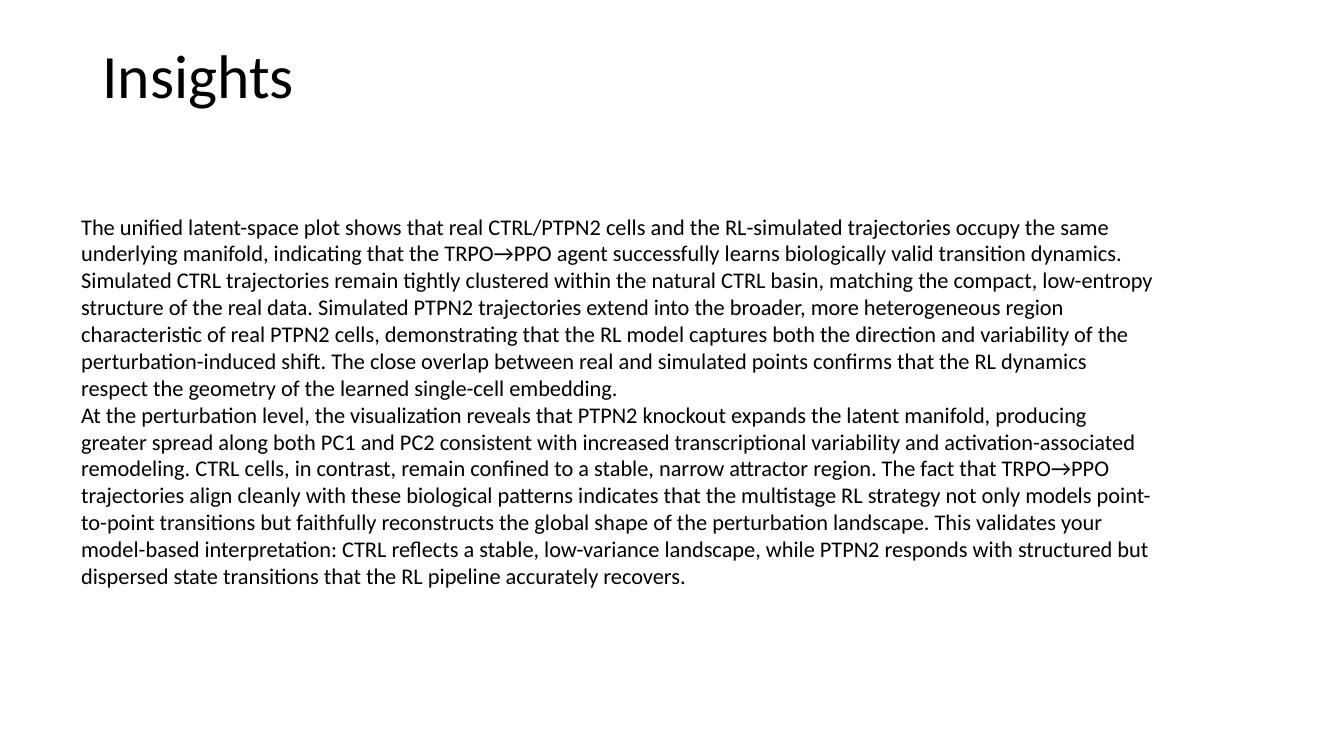
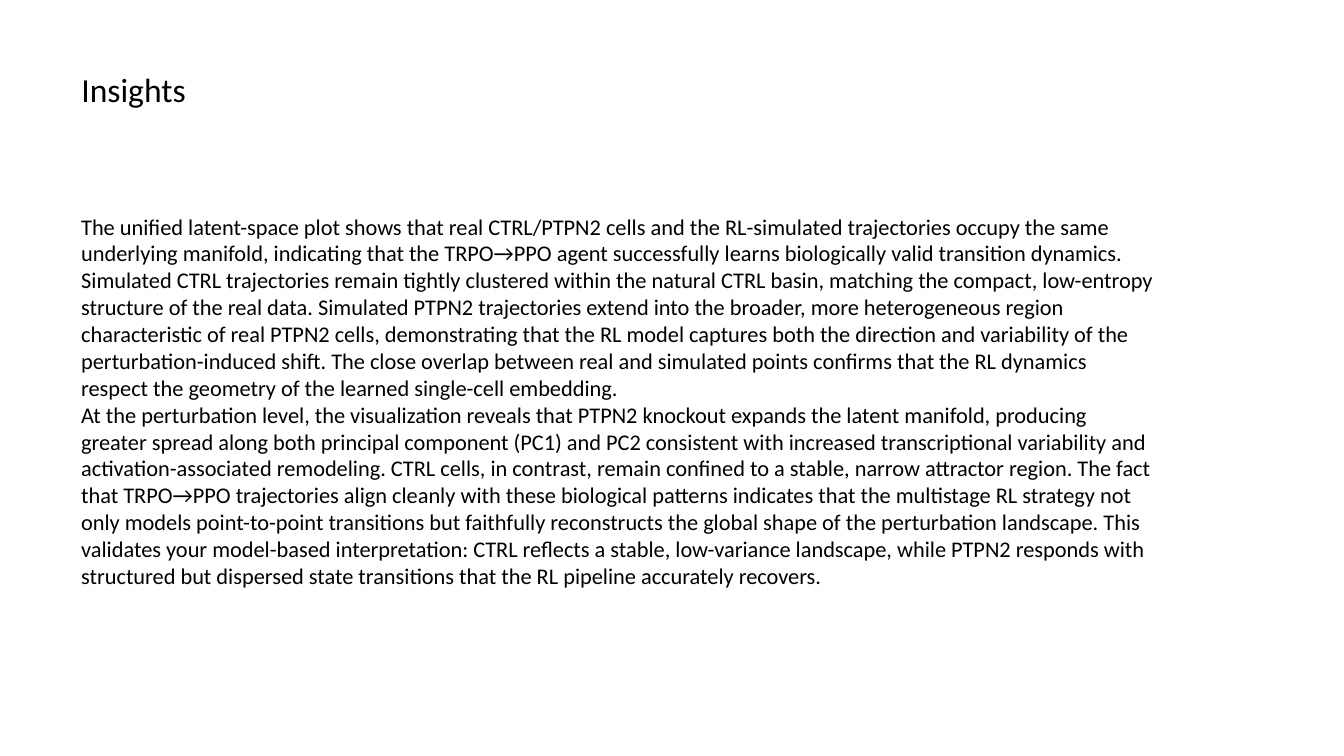
Before and after one commit to boabangf/GNN_RL_gene_trajectory_perturbation, a slide deck: slide 16 of ppt slides for omic codeathon (1).pptx. Drawn at 1344x756 pixels with LibreOffice and Linux fonts; fonts in the diff are those of the drawing. Boxes give left, top, right and bottom in pixels: in the first picture for what was removed or moved away, otherwise in the second. Text is boxed around its words. In the diff, an @@ line names an element or a change of style, - is before the commit and + after.

```diff
--- a/ppt slides for omic codeathon (1).pptx
+++ b/ppt slides for omic codeathon (1).pptx
@@ title "Insights": place and size @@
-title "Insights" at [102,55,293,109]
+title "Insights" at [81,78,185,108]
@@ title "Insights" at [81,78,185,108]: size 44 to 24 pt @@
@@ text at [81,407,1150,588]: text changed @@
-At the perturbation level, the visualization reveals that PTPN2 knockout expands the latent manifold, producing greater spread along both PC1 and PC2 consistent with increased transcriptional variability and activation-associated remodeling. CTRL cells, in contrast, remain confined to a stable, narrow attractor region. The fact that TRPO→PPO trajectories align cleanly with these biological patterns indicates that the multistage RL strategy not only models point-to-point transitions but faithfully reconstructs the global shape of the perturbation landscape. This validates your model-based interpretation: CTRL reflects a stable, low-variance landscape, while PTPN2 responds with structured but dispersed state transitions that the RL pipeline accurately recovers.
+At the perturbation level, the visualization reveals that PTPN2 knockout expands the latent manifold, producing greater spread along both principal component (PC1) and PC2 consistent with increased transcriptional variability and activation-associated remodeling. CTRL cells, in contrast, remain confined to a stable, narrow attractor region. The fact that TRPO→PPO trajectories align cleanly with these biological patterns indicates that the multistage RL strategy not only models point-to-point transitions but faithfully reconstructs the global shape of the perturbation landscape. This validates your model-based interpretation: CTRL reflects a stable, low-variance landscape, while PTPN2 responds with structured but dispersed state transitions that the RL pipeline accurately recovers.
```
Also in this commit, not shown: 10 other slides changed.
